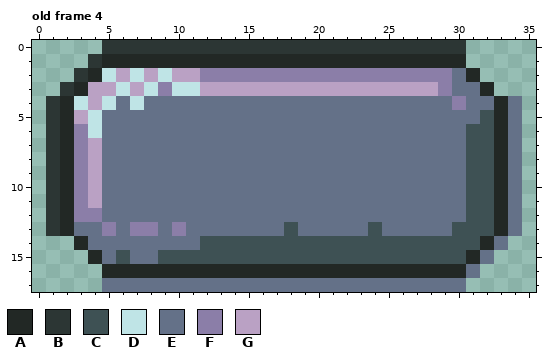
Two states of a pixel-art file, assets/ui/ui_pieces.aseprite. That is the earlier state.
36x18 pixels, 5 frames. Shown: old frame 4. The commit also changed other frames, which this record leaves out.
Palette (. is transparent): A #222825  B #2c3634  C #3e5154  D #bfe4e6  E #647188  F #8b7ea8  G #baa1c4
Pixels before, old frame 4, first column x 1:
 0 ....BBBBBBBBBBBBBBBBBBBBBBBBBB....
 1 ...BAAAAAAAAAAAAAAAAAAAAAAAAAA....
 2 ..BADGDGDGGFFFFFFFFFFFFFFFFFFEA...
 3 .BAGGDGDFDDGGGGGGGGGGGGGGGGGFEEA..
 4 BADGDEDEEEEEEEEEEEEEEEEEEEEEEFEEAE
 5 BAGDEEEEEEEEEEEEEEEEEEEEEEEEEEECAE
 6 BAFDEEEEEEEEEEEEEEEEEEEEEEEEEECCAE
 7 BAFGEEEEEEEEEEEEEEEEEEEEEEEEEECCAE
 8 BAFGEEEEEEEEEEEEEEEEEEEEEEEEEECCAE
 9 BAFGEEEEEEEEEEEEEEEEEEEEEEEEEECCAE
10 BAFGEEEEEEEEEEEEEEEEEEEEEEEEEECCAE
11 BAFGEEEEEEEEEEEEEEEEEEEEEEEEEECCAE
12 BAFFEEEEEEEEEEEEEEEEEEEEEEEEEECCAE
13 BAEEFEFFEFEEEEEEECEEEEECEEEEECCCAE
14 ..AEEEEEEEECCCCCCCCCCCCCCCCCCCCAE.
15 ...AECEECCCCCCCCCCCCCCCCCCCCCCAE..
16 ....AAAAAAAAAAAAAAAAAAAAAAAAAAE...
17 ....EEEEEEEEEEEEEEEEEEEEEEEEEE....
Once edited:
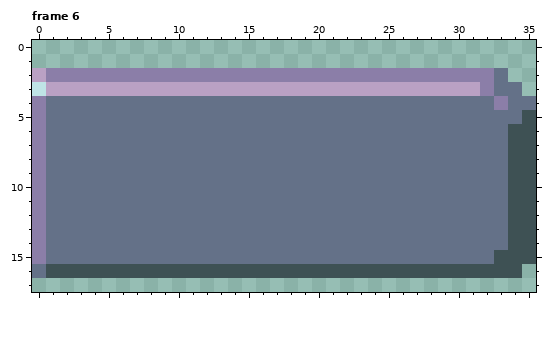
A new or re-ordered frame is compared with the old frame closest to it.
The exact change:
frames 5 -> 9
Frame 6 is new; against old frame 4:
y 0: x 5..30 BBBBBBBBBBBBBBBBBBBBBBBBBB -> ..........................
y 1: x 4..30 BAAAAAAAAAAAAAAAAAAAAAAAAAA -> ...........................
y 2: x 0..11 ...BADGDGDGG -> GFFFFFFFFFFF; x 30..33 EA.. -> FFFE
y 3: x 0..3 ..BA -> DGGG; x 6 D -> G; x 8..11 DFDD -> GGGG; x 29..34 FEEA.. -> GGGFEE
y 4: x 0..5 .BADGD -> FEEEEE; x 7 D -> E; x 30 F -> E; x 33 A -> F; x 35 . -> E
y 5: x 0..4 .BAGD -> FEEEE; x 32..33 CA -> EE; x 35 . -> C
y 6: x 0..4 .BAFD -> FEEEE; x 31..35 CCAE. -> EEECC
y 7..11: x 0..4 .BAFG -> FEEEE; x 31..35 CCAE. -> EEECC
y 12: x 0..4 .BAFF -> FEEEE; x 31..35 CCAE. -> EEECC
y 13: x 0..2 .BA -> FEE; x 5 F -> E; x 7..8 FF -> EE; x 10 F -> E; x 18 C -> E; x 24 C -> E; x 30..35 CCCAE. -> EEEECC
y 14: x 0..3 ...A -> FEEE; x 12..32 CCCCCCCCCCCCCCCCCCCCA -> EEEEEEEEEEEEEEEEEEEEE; x 34..35 .. -> CC
y 15: x 0..4 ....A -> FEEEE; x 6 C -> E; x 9..31 CCCCCCCCCCCCCCCCCCCCCCA -> EEEEEEEEEEEEEEEEEEEEEEE; x 33..35 ... -> CCC
y 16: x 0..34 .....AAAAAAAAAAAAAAAAAAAAAAAAAAE... -> ECCCCCCCCCCCCCCCCCCCCCCCCCCCCCCCCCC
y 17: x 5..30 EEEEEEEEEEEEEEEEEEEEEEEEEE -> ..........................
Boxes around the changes in both pictures, in picture pixels (x1, y1, x2, y2):
changed: (32, 40, 536, 292)
